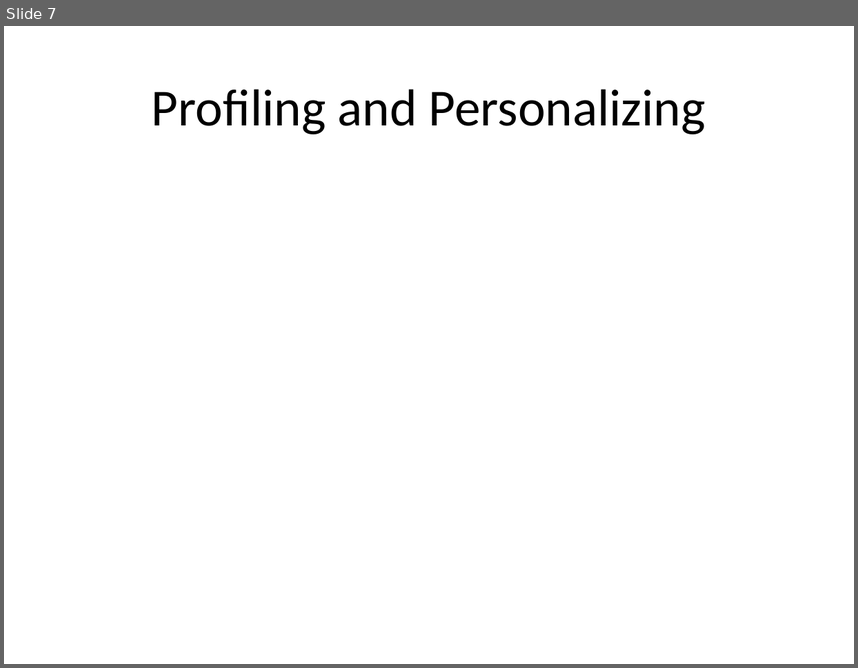
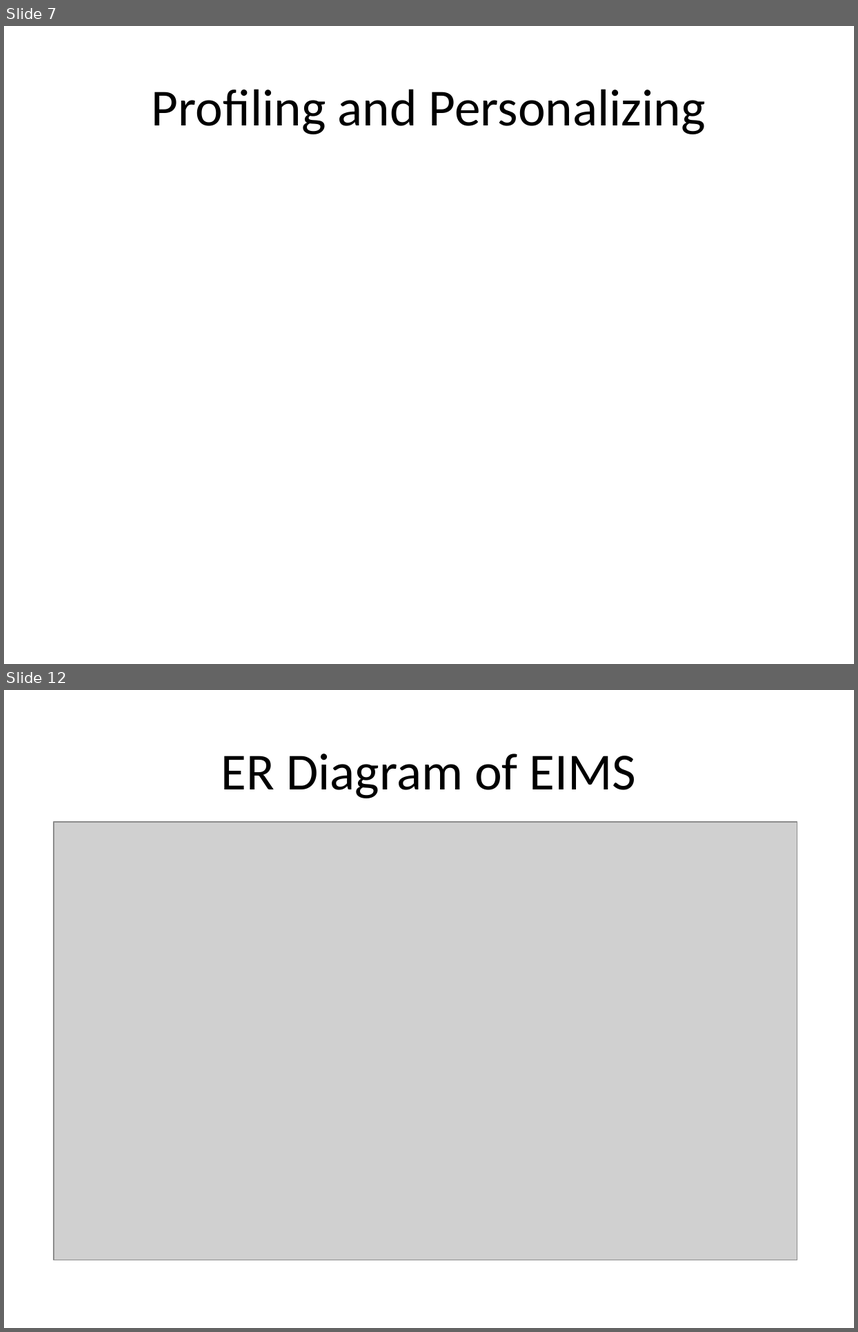
Before and after one commit to rifatbit0401/Human-Resource-Management-System, a slide deck: Presentation/HRMS.pptx. Shown one above the other, each under a label of ours: slide 7 before the commit, slides 7 and 12 after it; the slides between them are not shown. The pictures are 858x668 and 858x1332 pixels, drawn with LibreOffice and Linux fonts; fonts in the diff are those of the drawing; grey boxes stand for pictures. Boxes give left, top, right and bottom in pixels: in the first picture for what was removed or moved away, otherwise in the second. Text is boxed around its words. In the diff, an @@ line names an element or a change of style, - is before the commit and + after.

```diff
--- a/Presentation/HRMS.pptx
+++ b/Presentation/HRMS.pptx
@@ slide 12 added at <box>4,690,854,1328</box>, background #FFFFFF @@
@@ title added at <box>221,753,637,798</box>, 44 pt, text #000000 @@
+ER Diagram of EIMS
@@ picture added at <box>53,822,797,1259</box> @@
```
Also in this commit, not shown: 1 slide changed, 8 other slides added, 1 other file.
